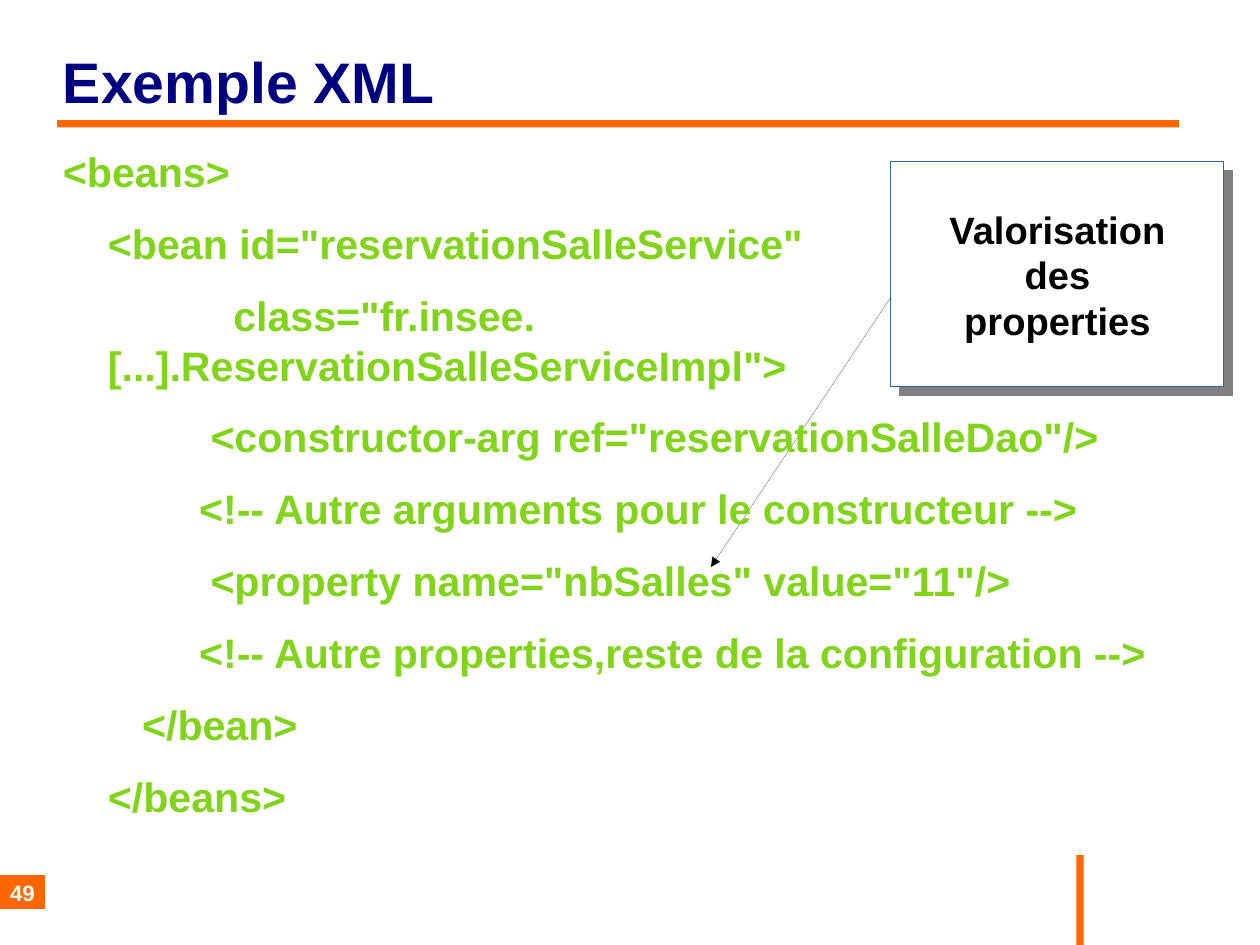
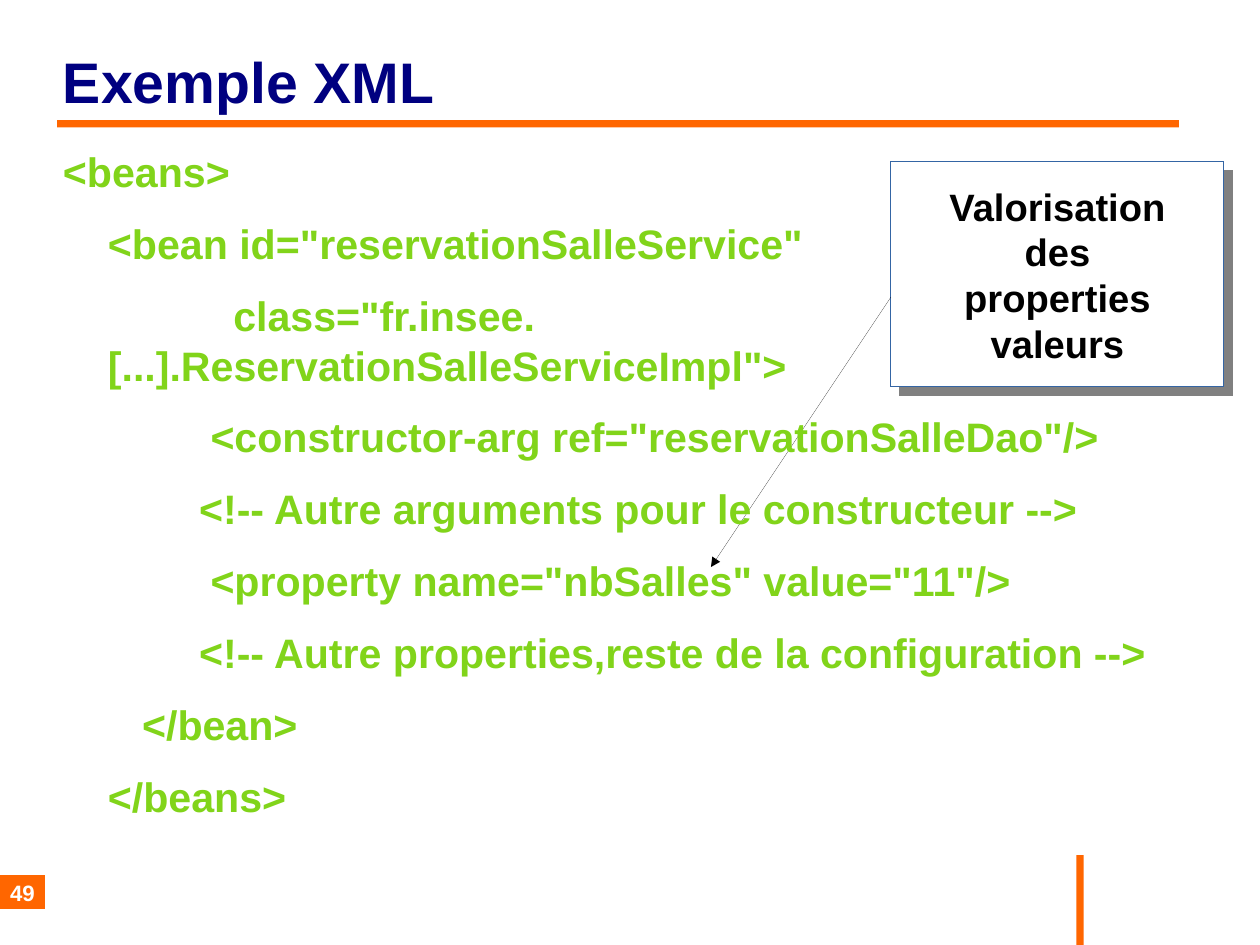
Before and after one commit to philphils/formation-spring, a slide deck: slide 49 of Documentation/diapo_formation_spring.odp. Drawn at 1260x945 pixels with LibreOffice and Linux fonts; fonts in the diff are those of the drawing; background and template pictures are left out. Boxes give left, top, right and bottom in pixels: in the first picture for what was removed or moved away, otherwise in the second. Text is boxed around its words. In the diff, an @@ line names an element or a change of style, - is before the commit and + after.

```diff
--- a/Documentation/diapo_formation_spring.odp
+++ b/Documentation/diapo_formation_spring.odp
@@ text at (949,193,1165,359): text changed @@
-Valorisation des properties
+Valorisation des properties valeurs
```
Also in this commit, not shown: 1 other slide changed.
